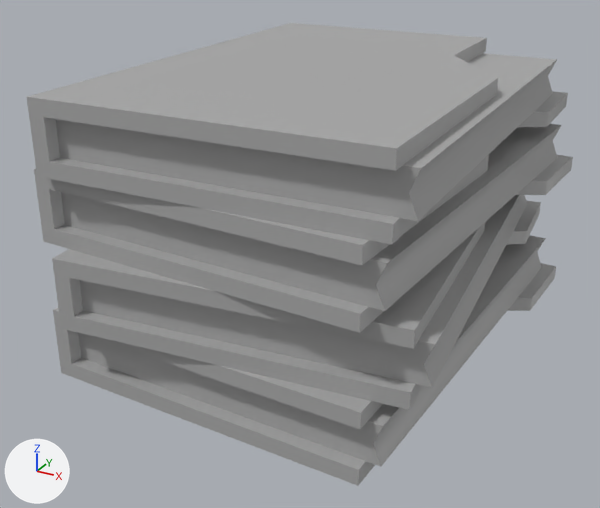
One commit to the FBX model Content/Meshes/Blockout/SM_Folders_A_GRP_02.fbx: the scene before it, then after it.
One viewpoint serves both versions: a 50 mm camera at (0.233, -0.468, 0.279) aimed at (-0.012, -0.023, 0.057). Arrows for +X, +Y and +Z are at lower left; the lights stay in place. The older version comes first. Where no turn or scale is listed for an object, it has been applied to the vertices.

The older version as bpy lines, for what is in view:
```python
me_mesh = bpy.data.meshes.new('Mesh')
me_mesh.from_pydata(...)  # 136 vertices, 136 faces; spans x -0.124..0.124, y -0.16..0.16, z 0.0..0.178
me_mesh.materials.append(mat_standardsurface1)  # grey #aaaaaa
ob_sm_folders_a_grp_02 = bpy.data.objects.new('SM_Folders_A_GRP_02', me_mesh)
ob_sm_folders_a_grp_02.location = (0.0, 0.0, 0.0)
```
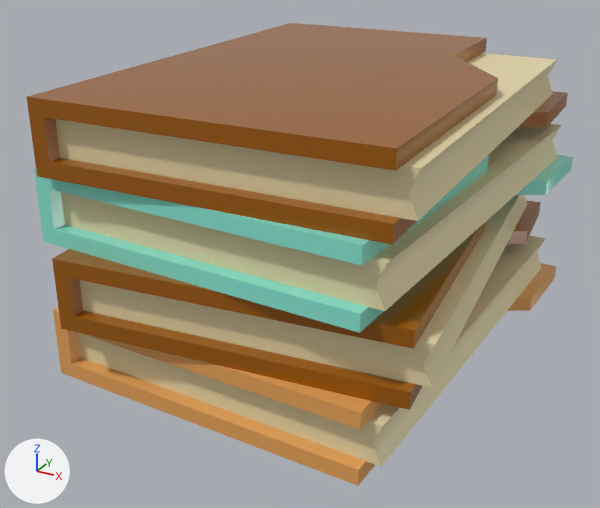
Edits to the bpy script that builds the scene:
```text
Add mat_m_plastic_red_01:
    mat_m_plastic_red_01 = principled_material('M_Plastic_Red_01')
    mat_m_plastic_red_01.base_color = (0.331, 0.102, 0.0)  # brown #9c5a00
    mat_m_plastic_red_01.roughness = 0.2
Add mat_m_plastic_cyan_01:
    mat_m_plastic_cyan_01 = principled_material('M_Plastic_Cyan_01')
    mat_m_plastic_cyan_01.base_color = (0.251, 0.8, 0.652)  # cyan #89e7d3
    mat_m_plastic_cyan_01.roughness = 0.2
Add mat_m_paper_01:
    mat_m_paper_01 = principled_material('M_Paper_01')
    mat_m_paper_01.base_color = (0.802, 0.697, 0.411)  # beige #e7d9ac
Add mat_m_plastic_orange_01:
    mat_m_plastic_orange_01 = principled_material('M_Plastic_Orange_01')
    mat_m_plastic_orange_01.base_color = (0.8, 0.371, 0.102)  # orange #e7a45a
    mat_m_plastic_orange_01.roughness = 0.2
Change me_mesh:
    where me_mesh.from_pydata(...)  # 136 vertices, 136 faces; spans x -0.124..0.124, y -0.16..0.16, z 0.0..0.178
    used by ob_sm_folders_a_grp_02; location = (0.0, 0.0, 0.0)
    me_mesh part 1: 26 of the faces centred in x -0.111..0.122, y -0.15..0.154, z 0.0..0.044 switch from mat_standardsurface1 (grey #aaaaaa) to mat_m_plastic_orange_01 (orange #e7a45a)
    me_mesh part 2: all 16 faces centred in x 0.004..0.106, y -0.005..0.01, z 0.01..0.168 switch from mat_standardsurface1 (grey #aaaaaa) to mat_m_paper_01 (beige #e7d9ac)
    me_mesh part 3: all 8 faces centred in x -0.004..0.051, y -0.143..-0.138, z 0.014..0.159 switch from mat_standardsurface1 (grey #aaaaaa) to mat_m_paper_01 (beige #e7d9ac)
    me_mesh part 4: 52 of the faces centred in x -0.119..0.114, y -0.16..0.15, z 0.044..0.178 switch from mat_standardsurface1 (grey #aaaaaa) to mat_m_plastic_red_01 (brown #9c5a00)
    me_mesh part 5: 26 of the faces centred in x -0.112..0.123, y -0.15..0.155, z 0.089..0.133 switch from mat_standardsurface1 (grey #aaaaaa) to mat_m_plastic_cyan_01 (cyan #89e7d3)
```

Boxes [x1, y1, x2, y2] around the edits, measured in the pictures (600 x 508 px):
part 1 of me_mesh, recoloured
    both: [53, 263, 556, 486]
part 2 of me_mesh, recoloured (grey to beige)
    both: [368, 53, 562, 466]
part 3 of me_mesh, recoloured (grey to beige)
    both: [55, 119, 436, 466]
part 4 of me_mesh, recoloured (grey to brown)
    both: [27, 23, 568, 410]
part 5 of me_mesh, recoloured (grey to cyan)
    both: [34, 155, 573, 333]
